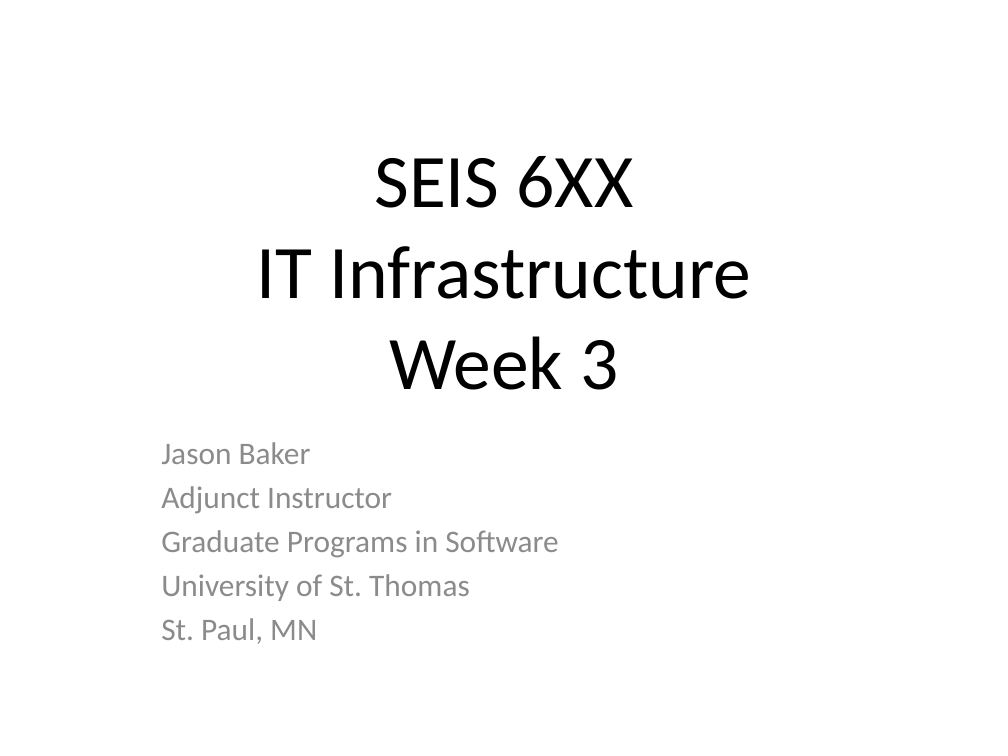
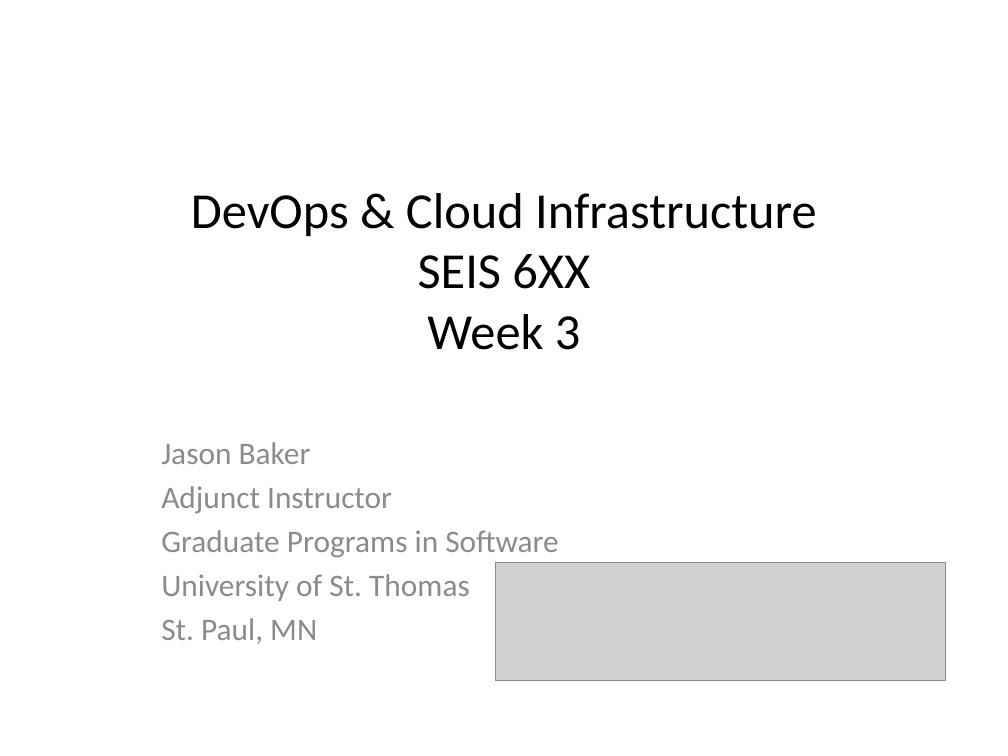
Before and after one commit to jasondbaker/infrastructure-class, a slide deck: slide 1 of infrastructure-week-3.pptx. Drawn at 1008x756 pixels with LibreOffice and Linux fonts; fonts in the diff are those of the drawing; grey boxes stand for pictures. Boxes give left, top, right and bottom in pixels: in the first picture for what was removed or moved away, otherwise in the second. Text is boxed around its words. In the diff, an @@ line names an element or a change of style, - is before the commit and + after.

```diff
--- a/infrastructure-week-3.pptx
+++ b/infrastructure-week-3.pptx
@@ title at <box>191,193,816,350</box>: text changed; size 54 to 36 pt @@
-SEIS 6XX
-IT Infrastructure
-Week 3
+DevOps & Cloud Infrastructure
+SEIS 6XX
+Week 3
@@ picture added at <box>496,562,947,680</box> @@
```
Also in this commit, not shown: 7 other slides changed, 3 slides added, 2 slides removed, 32 other files.
